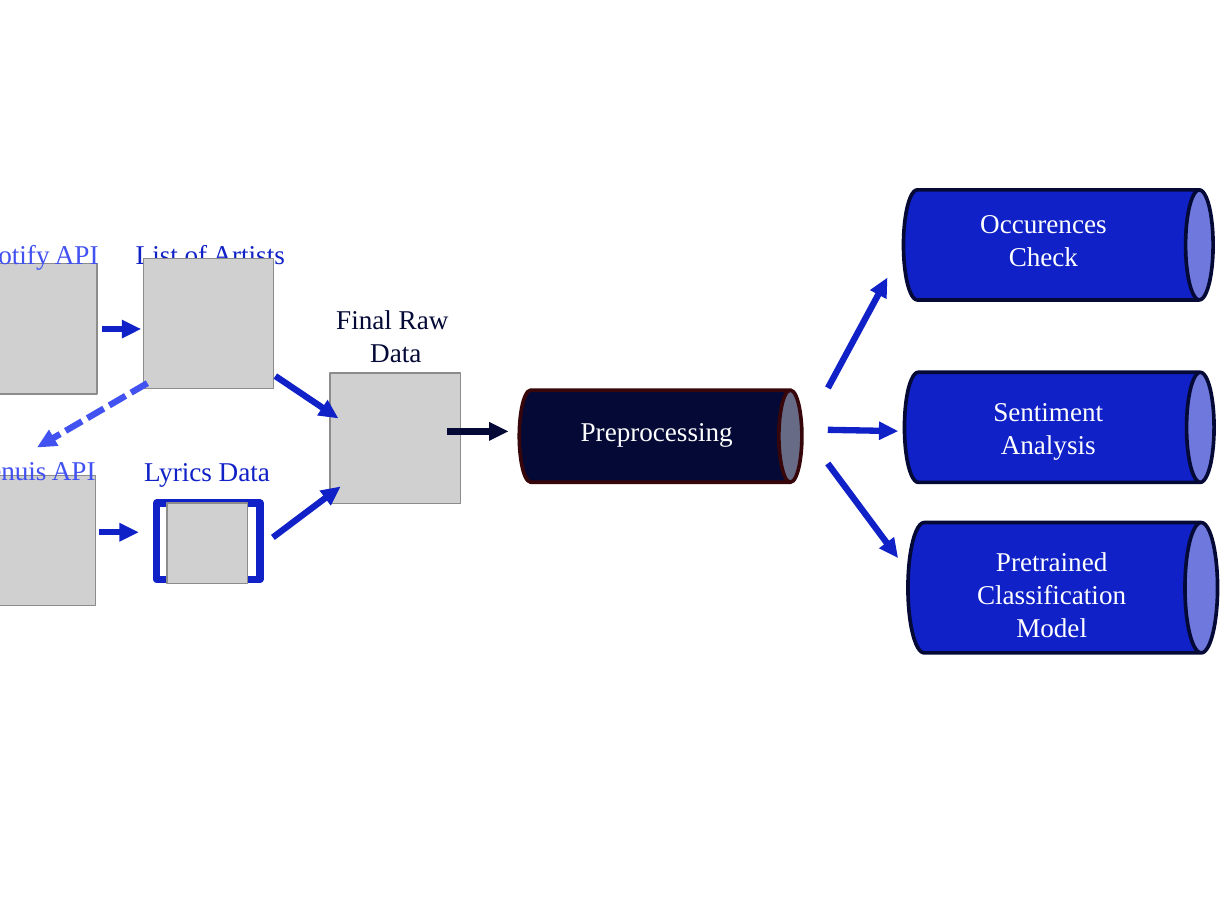
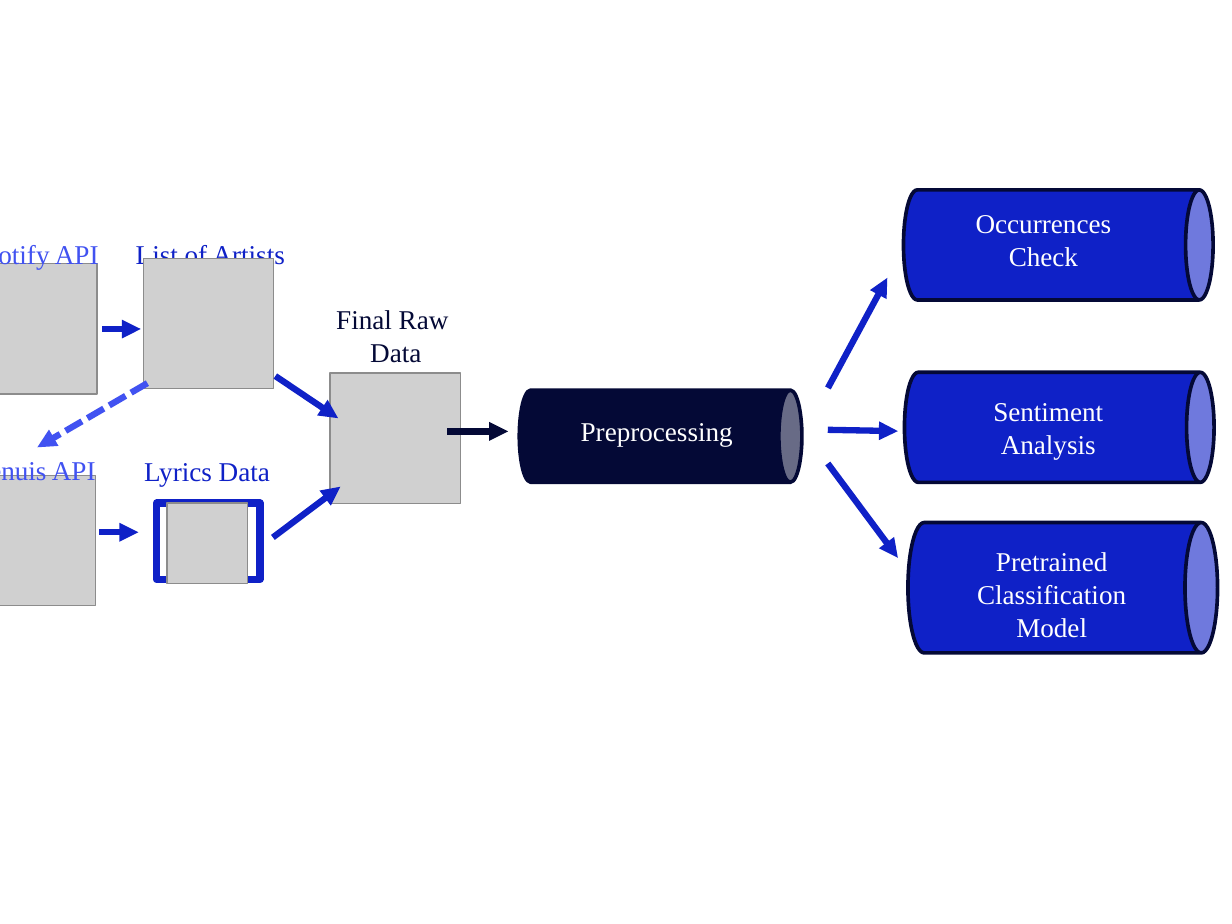
Before and after one commit to gsindlinger/IDSTA-Text-Miners, a slide deck: slide 8 of graphics.pptx. Drawn at 1232x924 pixels with LibreOffice and Linux fonts; fonts in the diff are those of the drawing; grey boxes stand for pictures; background and template pictures are left out. Boxes give left, top, right and bottom in pixels: in the first picture for what was removed or moved away, otherwise in the second. Text is boxed around its words. In the diff, an @@ line names an element or a change of style, - is before the commit and + after.

```diff
--- a/graphics.pptx
+++ b/graphics.pptx
@@ text at [976,215,1112,267]: text changed @@
-Occurences Check
+Occurrences Check
@@ cylinder at [519,390,802,482]: outline #36060A 2 pt to #040936 2 pt @@
```
Also in this commit, not shown: 1 other slide changed, 12 other files.
